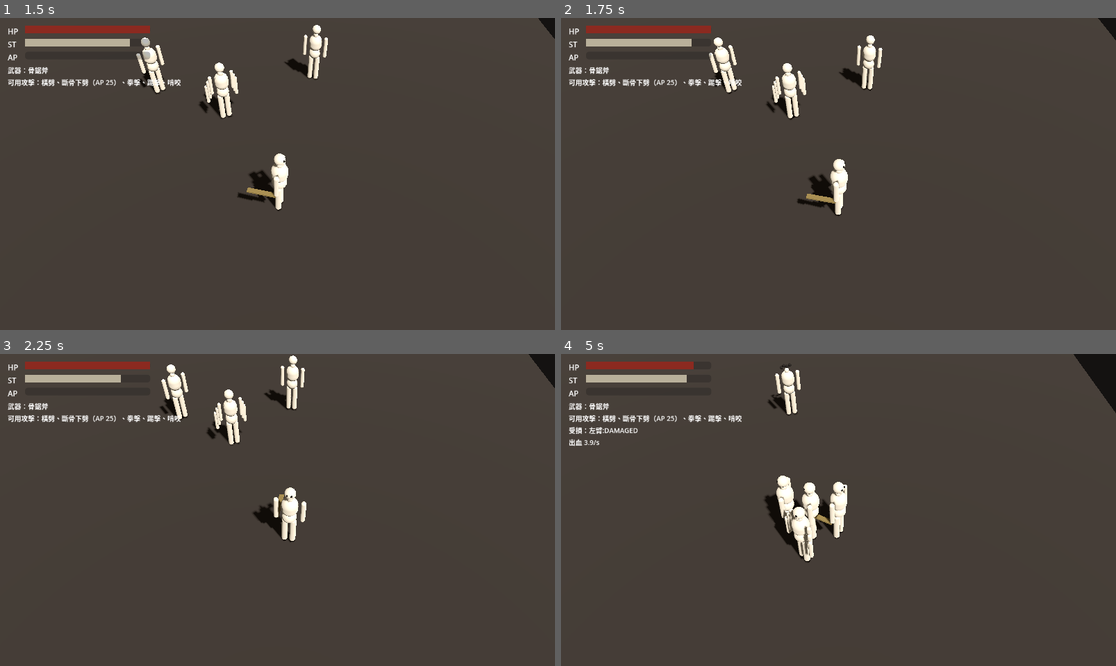
Above: before the commit, frames 1-4 (two rows, left to right).
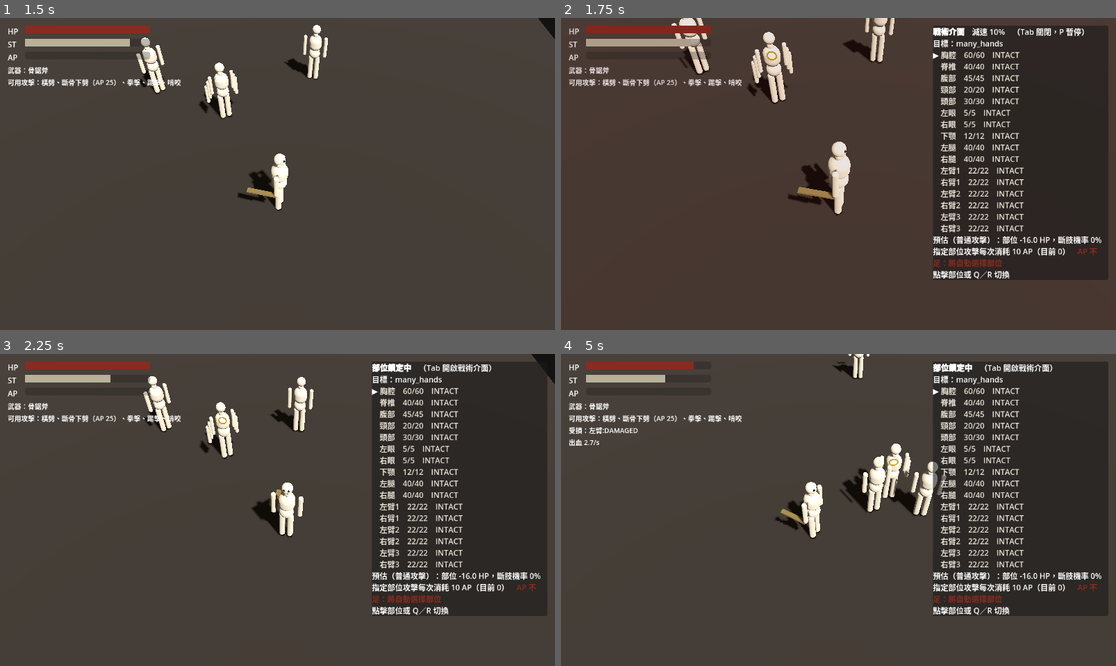
Above: after the commit, the same moments.

Repository: hu060822-lgtm/scripture-of-flesh
Game: Godot game, scene res://scenes/sandbox/combat_sandbox.tscn
Same seed, same stepped clock (60 frames per second), same inputs: the game is played once before the commit and once after it.
Inputs (mouse positions are in pixels of both pictures, inside the frame that each line leads up to):
- Up to frame 1 (1.5 s): tap Enter at 0.5 s; move the mouse to (399, 158) at 0.52 s; hold D (move_right) 0.53-1.28 s; hold Right mouse button (attack_heavy) 0.53-1.28 s; click (399, 158) at 0.8 s; move the mouse to (166, 189) at 1.27 s; hold S (move_down) from 1.28 s (still down); click (166, 189) at 1.35 s
- Up to frame 2 (1.75 s): keep holding S (move_down); tap Tab (tactical) at 1.55 s
- Up to frame 3 (2.25 s): move the mouse to (333, 441) at 2.02 s; release S (move_down) at 2.03 s; hold D (move_right) from 2.03 s (still down); hold Tab (tactical) from 2.03 s (still down); click (333, 441) at 2.17 s
- Up to frame 4 (5 s): tap R (target_next) at 2.3, 2.85 s; move the mouse to (810, 572) at 2.77 s; release D (move_right) at 2.78 s; release Tab (tactical) at 2.78 s; hold W (move_up) 2.78-3.53 s; click (810, 572) at 2.92 s; tap Q (target_prev) at 3.05 s; move the mouse to (1005, 556) at 3.52 s; hold Q (target_prev) 3.53-4.28 s; hold A (move_left) from 3.53 s (still down); click (1005, 556) at 3.67 s; right-click (1005, 556) at 3.8 s; tap P (tactical_pause) at 4.15 s; move the mouse to (672, 463) at 4.27 s; right-click (672, 463) at 4.35 s; click (672, 463) at 4.55 s

Frame 1 is identical in both runs. In frame 2, 29% of the frame differs, in the area x 1-100%, y 0-84%; in frame 3, 28%; in frame 4, 29%, in the area x 4-100%, y 0-84%.

Commit message:
M5: tactical interface and part targeting
- TacticalController: Tab toggles tactical mode (combat slowed to 10%
  per D3, P toggles full pause), auto-selects nearest enemy, choose
  parts by clicking hurtboxes or cycling with Q/R; lock persists
  until the part is severed or the target dies
- Targeted attacks cost 10 AP; without enough AP the attack falls
  back to automatic part choice
- AnatomyComponent.preview(): non-mutating damage preview
- TacticalOverlay: per-part HP/status/armor list, predicted damage
  and sever chance, AP cost, 3D marker on the selected part
- Test runner resets TimeScale after every test
- 7 new tests (81 total)

Co-Authored-By: Claude Opus 5.5 <noreply@anthropic.com>
Claude-Session: https://claude.ai/code/session_019GtizkLQec7AYG79D7HaZ5

Diff:
--- a/creature/anatomy_component.gd
+++ b/creature/anatomy_component.gd
@@ -35,6 +35,16 @@
 		p.source_id = packet.source_id
 	return state.receive(p, rng)
 
+## 預覽一次命中的結果（不修改狀態），戰術介面顯示預估傷害與斷肢機率用。
+func preview(packet: DamagePacket) -> DamageResult:
+	var p := DamagePacket.make(packet.target_part_id, packet.amounts)
+	p.armor_penetration = packet.armor_penetration
+	p.bleed_multiplier = packet.bleed_multiplier
+	p.sever_power = packet.sever_power * sever_chance_scale
+	var preview_rng := RandomNumberGenerator.new()
+	preview_rng.seed = 0
+	return DamageResolver.resolve(state, p, preview_rng)
+
 func _on_part_severed(_part_id: StringName, ids: PackedStringArray) -> void:
 	if is_inside_tree():
 		EventBus.creature_part_severed.emit(creature_id, ids)
--- a/player/player_controller.gd
+++ b/player/player_controller.gd
@@ -124,13 +124,36 @@
 			if event.is_action_pressed(StringName("weapon_%d" % (i + 1))):
 				switch_weapon(i)
 
-func _attack(a: AttackDefinition) -> void:
+## 指定部位攻擊的 AP 消耗（戰術介面）。AP 不足時改為自動選擇部位。
+const TARGETED_AP_COST := 10.0
+
+func _attack(a: AttackDefinition) -> bool:
 	if a == null:
-		return
-	var part := tactical_part if tactical_target != null and not tactical_target.is_dead() else &""
+		return false
+	var part := targeted_part()
+	if part != &"" and combat.pools.ap < TARGETED_AP_COST + a.ap_cost:
+		part = &""
 	if part != &"":
 		_face_towards(tactical_target.body().global_position, 1000.0)
-	combat.try_attack(a, part)
+	var ok := combat.try_attack(a, part)
+	if ok and part != &"":
+		combat.pools.spend_ap(TARGETED_AP_COST)
+	return ok
+
+## 目前有效的指定部位（目標死亡或部位斷離時自動失效）。
+func targeted_part() -> StringName:
+	if tactical_target == null or not is_instance_valid(tactical_target) or tactical_target.is_dead() or tactical_part == &"":
+		return &""
+	if not tactical_part in tactical_target.anatomy.state.targetable_part_ids():
+		return &""
+	return tactical_part
+
+## 給測試與 UI 使用：以普通攻擊／特殊技出手。
+func attack_light() -> bool:
+	return _attack(light_attack())
+
+func attack_heavy() -> bool:
+	return _attack(heavy_attack())
 
 func _physics_process(delta: float) -> void:
 	var b := body()
--- a/player/player_factory.gd
+++ b/player/player_factory.gd
@@ -24,4 +24,7 @@
 		ws.append(load(p))
 	ctrl.weapons = ws
 	body.add_child(ctrl)
+	var tac := TacticalController.new()
+	tac.name = "TacticalController"
+	body.add_child(tac)
 	return body
--- /dev/null
+++ b/player/tactical_controller.gd
@@ -0,0 +1,122 @@
+class_name TacticalController
+extends Node
+## 戰術介面（D3）：Tab 開關，預設將戰鬥減速到 10%，P 切換完全暫停。
+## 開啟時可選擇目標敵人與部位（滑鼠點擊部位，或 Q／R 循環），
+## 之後的攻擊會瞄準該部位，每次消耗 AP（PlayerController.TARGETED_AP_COST）。
+## 指定在關閉介面後仍保留，直到目標死亡、部位斷離或手動取消。
+
+signal toggled(active: bool)
+signal selection_changed(target: CombatComponent, part: StringName)
+
+const SELECT_RANGE := 12.0
+
+var active := false
+var controller: PlayerController
+var camera: Camera3D
+
+func _ready() -> void:
+	controller = get_parent().get_node("PlayerController")
+	InputSetup.ensure_actions()
+
+func toggle() -> void:
+	set_active(not active)
+
+func set_active(on: bool) -> void:
+	if on == active:
+		return
+	active = on
+	TimeScale.set_mode(TimeScale.Mode.SLOW if on else TimeScale.Mode.NORMAL)
+	if on and (controller.tactical_target == null or controller.tactical_target.is_dead()):
+		select_target(nearest_enemy())
+	toggled.emit(on)
+
+func toggle_pause() -> void:
+	if not active:
+		return
+	TimeScale.set_mode(TimeScale.Mode.SLOW if TimeScale.mode == TimeScale.Mode.PAUSE else TimeScale.Mode.PAUSE)
+
+func nearest_enemy() -> CombatComponent:
+	var me: Node3D = controller.body()
+	var best: CombatComponent = null
+	var best_d := SELECT_RANGE
+	for n in get_tree().get_nodes_in_group(CombatComponent.GROUP):
+		var c: CombatComponent = n.get_node_or_null("CombatComponent")
+		if c == null or c == controller.combat or c.is_dead() or c.faction == controller.combat.faction:
+			continue
+		var d := (n as Node3D).global_position.distance_to(me.global_position)
+		if d < best_d:
+			best_d = d
+			best = c
+	return best
+
+func select_target(target: CombatComponent, part: StringName = &"") -> void:
+	if target == null:
+		controller.set_tactical_target(null, &"")
+	else:
+		var parts := target.anatomy.state.targetable_part_ids()
+		var p := part if part in parts else (&"chest" if &"chest" in parts else (parts[0] if not parts.is_empty() else &""))
+		controller.set_tactical_target(target, p)
+	selection_changed.emit(controller.tactical_target, controller.tactical_part)
+
+func clear() -> void:
+	select_target(null)
+
+## 在目標的可命中部位中循環。
+func cycle_part(step: int) -> void:
+	var t := controller.tactical_target
+	if t == null or t.is_dead():
+		return
+	var parts := t.anatomy.state.targetable_part_ids()
+	if parts.is_empty():
+		return
+	var i := parts.find(controller.tactical_part)
+	i = (i + step + parts.size()) % parts.size() if i >= 0 else 0
+	select_target(t, parts[i])
+
+## 預估目前普通攻擊打在指定部位的結果。
+func preview_light() -> DamageResult:
+	var t := controller.tactical_target
+	var part := controller.targeted_part()
+	var a := controller.light_attack()
+	if t == null or part == &"" or a == null:
+		return null
+	return t.anatomy.preview(controller.combat.build_packet(a, part))
+
+func _unhandled_input(event: InputEvent) -> void:
+	if event.is_action_pressed(&"tactical"):
+		toggle()
+		get_viewport().set_input_as_handled()
+		return
+	if not active:
+		return
+	if event.is_action_pressed(&"tactical_pause"):
+		toggle_pause()
+	elif event.is_action_pressed(&"target_next"):
+		cycle_part(1)
+	elif event.is_action_pressed(&"target_prev"):
+		cycle_part(-1)
+	elif event is InputEventMouseButton and event.pressed and event.button_index == MOUSE_BUTTON_LEFT:
+		if _pick_part_at(event.position):
+			get_viewport().set_input_as_handled()  # 戰術介面中點部位不會順便攻擊
+
+func _pick_part_at(screen_pos: Vector2) -> bool:
+	if camera == null:
+		return false
+	var from := camera.project_ray_origin(screen_pos)
+	var q := PhysicsRayQueryParameters3D.create(from, from + camera.project_ray_normal(screen_pos) * 60.0, Hurtbox.LAYER)
+	q.collide_with_areas = true
+	q.collide_with_bodies = false
+	var hit := camera.get_world_3d().direct_space_state.intersect_ray(q)
+	if hit.is_empty() or not hit["collider"] is Hurtbox:
+		return false
+	var hb: Hurtbox = hit["collider"]
+	var node: Node = hb
+	while node != null and not node.has_node("CombatComponent"):
+		node = node.get_parent()
+	if node == null:
+		return false
+	var c: CombatComponent = node.get_node("CombatComponent")
+	if c == controller.combat or c.faction == controller.combat.faction:
+		return false
+	select_target(c, hb.part_id)
+	return true
--- a/scenes/sandbox/combat_sandbox.gd
+++ b/scenes/sandbox/combat_sandbox.gd
@@ -1,7 +1,7 @@
 extends Node3D
 ## 【測試場景】戰鬥沙盒：玩家 vs 四種敵人（縫屍者、反足者、無面觀察者、多手人）。
 ## WASD 移動、滑鼠瞄準、左鍵普通攻擊、右鍵特殊技（AP）、Space 閃避、Shift 防禦、
-## 1/2/3 換武器、E 撿武器、F5 重置。F6 切換「敵人 AI 開／關」（關掉時敵人變成木樁）。
+## 1/2/3 換武器、E 撿武器、Tab 戰術介面（減速 10%，P 暫停，點擊部位或 Q/R 指定）、F5 重置。F6 切換「敵人 AI 開／關」（關掉時敵人變成木樁）。
 
 var _ai_enabled := true
 
@@ -16,8 +16,9 @@
 	_reset()
 
 func _reset() -> void:
+	TimeScale.set_mode(TimeScale.Mode.NORMAL)
 	for c in get_children():
-		if c is CharacterBody3D or c is SeveredPart or (c is RigidBody3D and c.get_meta(&"pickup", false)) or c is CameraRig or c is CombatHud:
+		if c is CharacterBody3D or c is SeveredPart or (c is RigidBody3D and c.get_meta(&"pickup", false)) or c is CameraRig or c is CanvasLayer or c is MeshInstance3D:
 			c.queue_free()
 	_player = PlayerFactory.create()
 	add_child(_player)
@@ -28,6 +29,12 @@
 	_hud = CombatHud.new()
 	_hud.player = _player.get_node("CombatComponent")
 	add_child(_hud)
+	var tac: TacticalController = _player.get_node("TacticalController")
+	tac.camera = _rig.camera
+	tac.toggled.connect(func(on): _rig.in_combat = on)
+	var overlay := TacticalOverlay.new()
+	overlay.tactical = tac
+	add_child(overlay)
 	var enemies := [
 		["stitcher", Vector3(-4, 0, -6)],
 		["reverse_legged", Vector3(4, 0, -9)],
--- a/tests/run_tests.gd
+++ b/tests/run_tests.gd
@@ -39,6 +39,8 @@
 			var existing := root.get_children()
 			inst.before_each()
 			inst.call(name)
+			# 重設全域狀態，避免失敗的測試影響後續測試
+			root.get_node("TimeScale").set_mode(0)
 			# 清除測試加入場景樹的節點（autoload 不受影響）
 			for c in root.get_children():
 				if not c in existing:
--- /dev/null
+++ b/tests/unit/test_tactical.gd
@@ -0,0 +1,111 @@
+extends TestCase
+## 戰術介面：時間倍率、選擇目標與部位、AP 消耗、預覽不改變狀態、鎖定失效。
+
+const T := DamageTypes.Type
+
+func after() -> void:
+	TimeScale.set_mode(TimeScale.Mode.NORMAL)
+
+func _setup() -> Array:
+	TimeScale.set_mode(TimeScale.Mode.NORMAL)
+	var p := PlayerFactory.create()
+	tree.root.add_child(p)
+	var e := EnemyFactory.create(load("res://content/enemies/stitcher.tres"), &"stitcher")
+	e.position = Vector3(0, 0, -1.3)
+	e.rotation.y = PI
+	tree.root.add_child(e)
+	e.get_node("EnemyAI").process_mode = Node.PROCESS_MODE_DISABLED
+	return [p.get_node("TacticalController"), p.get_node("PlayerController"), e.get_node("CombatComponent")]
+
+func test_toggle_slows_and_pause_and_restores() -> void:
+	var s := _setup()
+	var tac: TacticalController = s[0]
+	tac.toggle()
+	assert_true(tac.active)
+	assert_eq(TimeScale.mode, TimeScale.Mode.SLOW, "D3: slow by default")
+	tac.toggle_pause()
+	assert_eq(TimeScale.mode, TimeScale.Mode.PAUSE)
+	tac.toggle_pause()
+	assert_eq(TimeScale.mode, TimeScale.Mode.SLOW)
+	tac.toggle()
+	assert_eq(TimeScale.mode, TimeScale.Mode.NORMAL)
+	after()
+
+func test_opening_selects_nearest_enemy_chest_and_cycles_parts() -> void:
+	var s := _setup()
+	var tac: TacticalController = s[0]
+	var ctrl: PlayerController = s[1]
+	tac.toggle()
+	assert_eq(ctrl.tactical_target, s[2])
+	assert_eq(ctrl.tactical_part, &"chest")
+	var seen := {}
+	for i in 12:
+		tac.cycle_part(1)
+		seen[ctrl.tactical_part] = true
+	assert_false(seen.has(&"heart"), "internal organs are not selectable")
+	assert_eq(seen.size(), 12, "all 12 targetable parts reachable")
+	after()
+
+func test_targeted_attack_costs_ap_and_hits_chosen_part() -> void:
+	var s := _setup()
+	var tac: TacticalController = s[0]
+	var ctrl: PlayerController = s[1]
+	var enemy: CombatComponent = s[2]
+	tac.select_target(enemy, &"leg_l")
+	ctrl.combat.pools.add_ap(30)
+	var landed := []
+	ctrl.combat.attack_landed.connect(func(_t, r): landed.append(r.hits[0].part_id))
+	assert_true(ctrl.attack_light())
+	assert_eq(ctrl.combat.pools.ap, 20.0, "10 AP spent for targeting")
+	for i in 10:
+		ctrl.combat.advance(0.05)
+	assert_eq(landed, [&"leg_l"])
+	after()
+
+func test_without_ap_attack_falls_back_to_auto_part() -> void:
+	var s := _setup()
+	var tac: TacticalController = s[0]
+	var ctrl: PlayerController = s[1]
+	tac.select_target(s[2], &"leg_l")
+	assert_true(ctrl.attack_light())
+	assert_eq(ctrl.combat.current_target_part, &"", "no AP -> automatic part")
+	assert_eq(ctrl.combat.pools.ap, 0.0)
+	after()
+
+func test_preview_matches_resolver_and_does_not_mutate() -> void:
+	var s := _setup()
+	var tac: TacticalController = s[0]
+	var enemy: CombatComponent = s[2]
+	tac.select_target(enemy, &"arm_l")
+	var pv := tac.preview_light()
+	assert_true(pv != null and not pv.rejected)
+	assert_true(pv.hits[0].sever_chance > 0.0)
+	assert_eq(enemy.anatomy.state.get_part(&"arm_l").hp, enemy.anatomy.state.get_part(&"arm_l").def.max_hp, "preview changed nothing")
+	var text := TacticalOverlay.text_for(tac)
+	assert_true(text.contains("斷肢機率"), text)
+	after()
+
+func test_lock_is_cleared_when_part_severed_or_target_dies() -> void:
+	var s := _setup()
+	var tac: TacticalController = s[0]
+	var ctrl: PlayerController = s[1]
+	var enemy: CombatComponent = s[2]
+	tac.select_target(enemy, &"arm_r")
+	assert_eq(ctrl.targeted_part(), &"arm_r")
+	enemy.anatomy.state.sever_part(&"arm_r")
+	assert_eq(ctrl.targeted_part(), &"", "severed part no longer targeted")
+	tac.select_target(enemy, &"leg_l")
+	enemy.anatomy.state.sever_part(&"head")
+	assert_eq(ctrl.targeted_part(), &"", "dead target")
+	after()
+
+func test_combat_freezes_when_paused() -> void:
+	var s := _setup()
+	var tac: TacticalController = s[0]
+	var ctrl: PlayerController = s[1]
+	tac.toggle(); tac.toggle_pause()
+	assert_true(ctrl.attack_light())
+	var before := ctrl.combat.action
+	ctrl.combat.advance(TimeScale.scaled(1.0))
+	assert_eq(ctrl.combat.action, before, "no progress while paused")
+	after()
--- /dev/null
+++ b/ui/tactical_overlay.gd
@@ -0,0 +1,108 @@
+class_name TacticalOverlay
+extends CanvasLayer
+## 戰術介面 UI：目標的部位清單（HP、狀態、護甲）、指定部位的預估傷害與斷肢機率、
+## AP 消耗、時間模式。並在 3D 場景中標示指定的部位。
+
+var tactical: TacticalController
+var _panel: PanelContainer
+var _label: RichTextLabel
+var _tint: ColorRect
+var _marker: MeshInstance3D
+
+func _ready() -> void:
+	_tint = ColorRect.new()
+	_tint.color = Color(0.35, 0.05, 0.03, 0.12)  # 乾涸紅薄霧
+	_tint.set_anchors_preset(Control.PRESET_FULL_RECT)
+	_tint.mouse_filter = Control.MOUSE_FILTER_IGNORE
+	add_child(_tint)
+	_panel = PanelContainer.new()
+	_panel.anchor_left = 1.0
+	_panel.anchor_right = 1.0
+	_panel.offset_left = -380
+	_panel.offset_right = -16
+	_panel.offset_top = 16
+	_panel.mouse_filter = Control.MOUSE_FILTER_IGNORE
+	add_child(_panel)
+	_label = RichTextLabel.new()
+	_label.bbcode_enabled = true
+	_label.fit_content = true
+	_label.custom_minimum_size = Vector2(360, 0)
+	_label.mouse_filter = Control.MOUSE_FILTER_IGNORE
+	_panel.add_child(_label)
+	_marker = MeshInstance3D.new()
+	var torus := TorusMesh.new()
+	torus.inner_radius = 0.09
+	torus.outer_radius = 0.12
+	_marker.mesh = torus
+	var mat := StandardMaterial3D.new()
+	mat.albedo_color = Color("c9a227")
+	mat.shading_mode = BaseMaterial3D.SHADING_MODE_UNSHADED
+	mat.no_depth_test = true
+	_marker.material_override = mat
+	_marker.visible = false
+
+func _process(_delta: float) -> void:
+	if tactical == null or not is_instance_valid(tactical):
+		return
+	if _marker.get_parent() == null and tactical.controller != null:
+		tactical.controller.body().get_parent().add_child(_marker)
+	var c := tactical.controller
+	var target := c.tactical_target
+	var part := c.targeted_part()
+	_tint.visible = tactical.active
+	_panel.visible = tactical.active or part != &""
+	_update_marker(target, part)
+	if not _panel.visible:
+		return
+	_label.text = text_for(tactical)
+
+func _update_marker(target: CombatComponent, part: StringName) -> void:
+	if target == null or part == &"" or not is_instance_valid(target):
+		_marker.visible = false
+		return
+	var ctrl: DismembermentController = target.body().get_node_or_null("DismembermentController")
+	var hb := ctrl.hurtbox_for(part) if ctrl != null else null
+	_marker.visible = hb != null and hb.active
+	if _marker.visible:
+		_marker.global_position = hb.global_position
+		_marker.look_at(_marker.global_position + Vector3.UP, Vector3.FORWARD)
+
+## 純文字產生（可測試）。
+static func text_for(tac: TacticalController) -> String:
+	var c := tac.controller
+	var lines := PackedStringArray()
+	var mode := "減速 10%" if TimeScale.mode == TimeScale.Mode.SLOW else ("暫停" if TimeScale.mode == TimeScale.Mode.PAUSE else "即時")
+	lines.append("[b]戰術介面[/b]　%s　（Tab 關閉，P 暫停）" % mode if tac.active else "[b]部位鎖定中[/b]　（Tab 開啟戰術介面）")
+	var target := c.tactical_target
+	if target == null or target.is_dead():
+		lines.append("沒有目標")
+		return "\n".join(lines)
+	lines.append("目標：%s" % target.body().name)
+	var st := target.anatomy.state
+	var selected := c.targeted_part()
+	for pid in st.targetable_part_ids():
+		var p := st.get_part(pid)
+		var mark := "▶ " if pid == selected else "　"
+		var color := _status_color(p.status())
+		lines.append("%s[color=%s]%s　%d/%d　%s%s[/color]" % [mark, color, p.def.display_name, ceili(p.hp), int(p.def.max_hp),
+			AnatomyTypes.status_name(p.status()), ("　甲%d" % int(p.def.armor)) if p.def.armor > 0 else ""])
+	var pv := tac.preview_light()
+	if pv != null and not pv.rejected:
+		var h := pv.hits[0]
+		var extra := ""
+		if pv.hits.size() > 1:
+			extra = "，貫穿 %s" % st.get_part(pv.hits[1].part_id).def.display_name
+		lines.append("預估（普通攻擊）：部位 -%.1f HP，斷肢機率 %d%%%s" % [h.hp_loss, roundi(h.sever_chance * 100.0), extra])
+	var ap_ok := c.combat.pools.ap >= PlayerController.TARGETED_AP_COST
+	lines.append("指定部位攻擊每次消耗 %d AP（目前 %d）%s" % [int(PlayerController.TARGETED_AP_COST), int(c.combat.pools.ap), "" if ap_ok else "　[color=#8b2a20]AP 不足：將自動選擇部位[/color]"])
+	lines.append("點擊部位或 Q／R 切換")
+	return "\n".join(lines)
+
+static func _status_color(s: int) -> String:
+	match s:
+		AnatomyTypes.PartStatus.INTACT: return "#e8e2d6"
+		AnatomyTypes.PartStatus.DAMAGED: return "#c9b78f"
+		AnatomyTypes.PartStatus.SEVERELY_DAMAGED: return "#c0703a"
+		AnatomyTypes.PartStatus.DISABLED: return "#8b2a20"
+		AnatomyTypes.PartStatus.MUTATED: return "#7a8c4b"
+		_: return "#777777"
